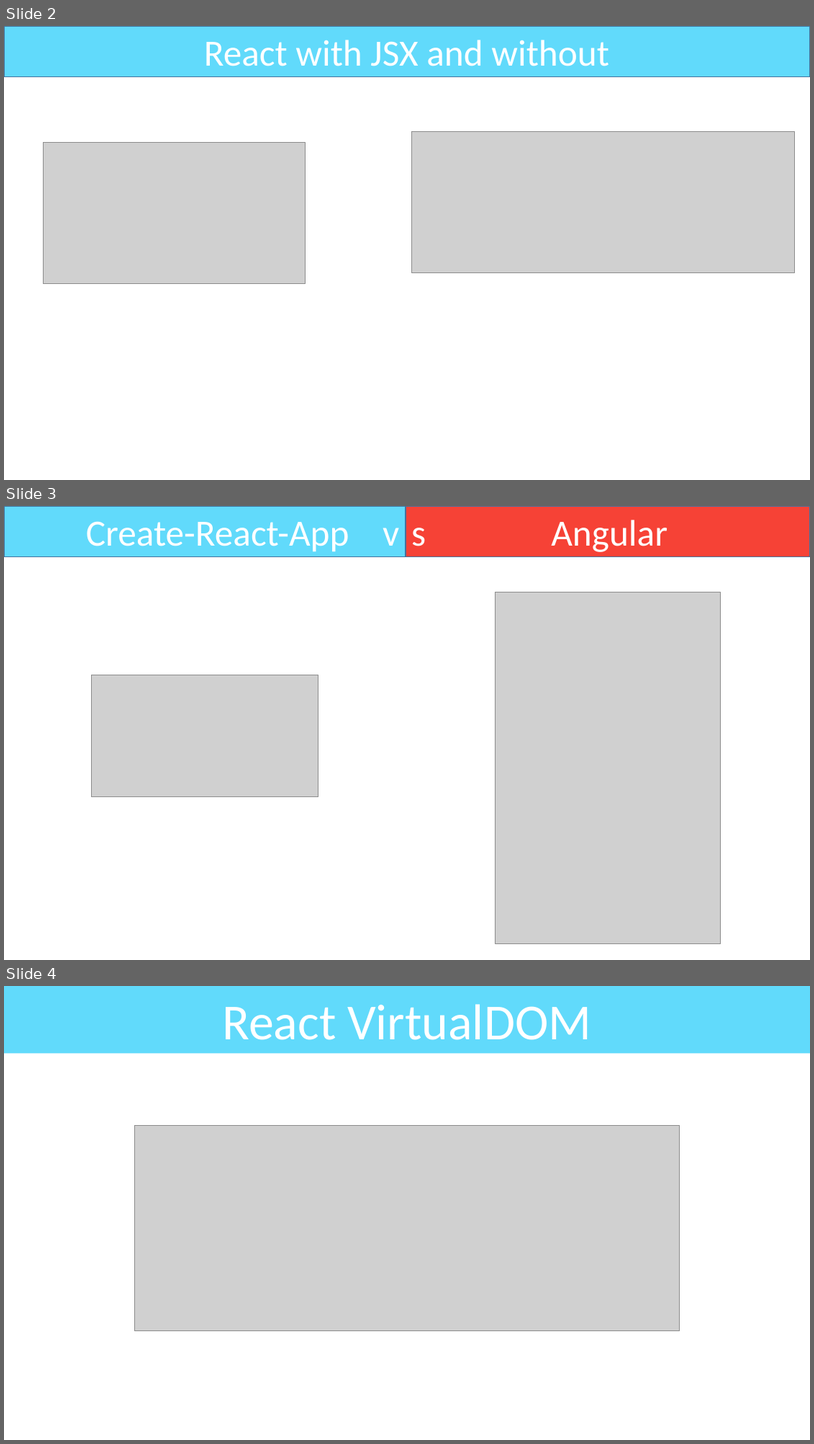
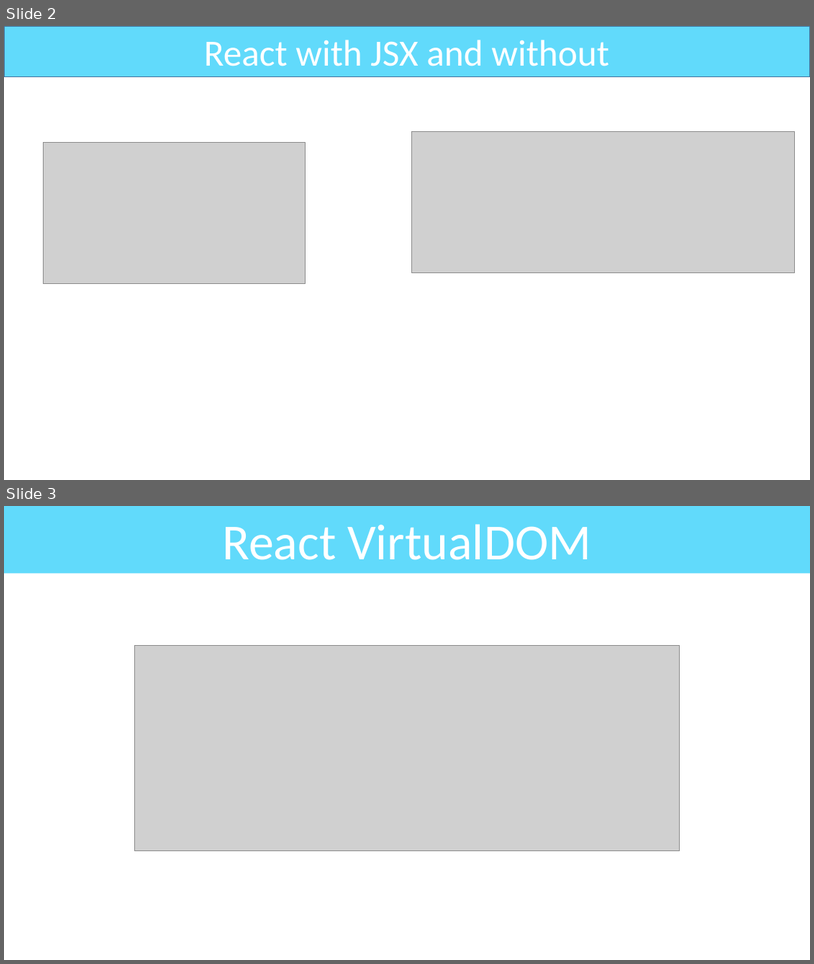
Before and after one commit to TigranVardanyan/React-component-lifecycle, a slide deck: React component lifecycle.pptx. Shown one above the other, each under a label of ours: slides 2, 3 and 4 before the commit, slides 2 and 3 after it. The pictures are 814x1444 and 814x964 pixels, drawn with LibreOffice and Linux fonts; fonts in the diff are those of the drawing; grey boxes stand for pictures. Boxes give left, top, right and bottom in pixels: in the first picture for what was removed or moved away, otherwise in the second. Text is boxed around its words. In the diff, an @@ line names an element or a change of style, - is before the commit and + after.

```diff
--- a/React component lifecycle.pptx
+++ b/React component lifecycle.pptx
@@ slide 3 removed at (4, 506, 810, 960), background #FFFFFF @@
@@ rectangle removed at (4, 506, 406, 557) @@
-Create-React-App v
@@ rectangle removed at (406, 506, 810, 557) @@
-s Angular
@@ picture removed at (496, 592, 721, 943) @@
@@ picture removed at (91, 675, 319, 797) @@
@@ what was slide 4 is now slide 3 @@
```
Also in this commit, not shown: 2 slides changed.
